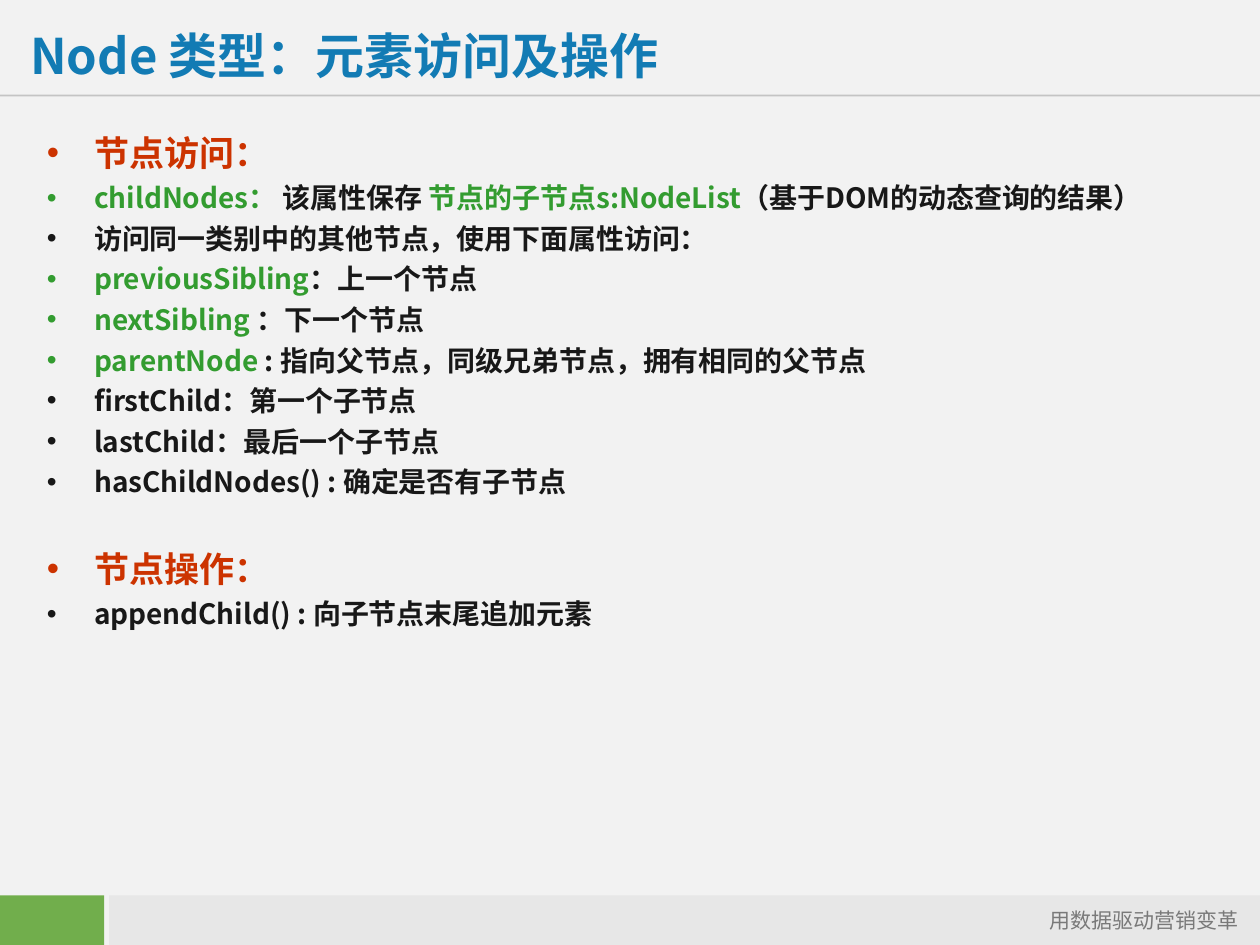
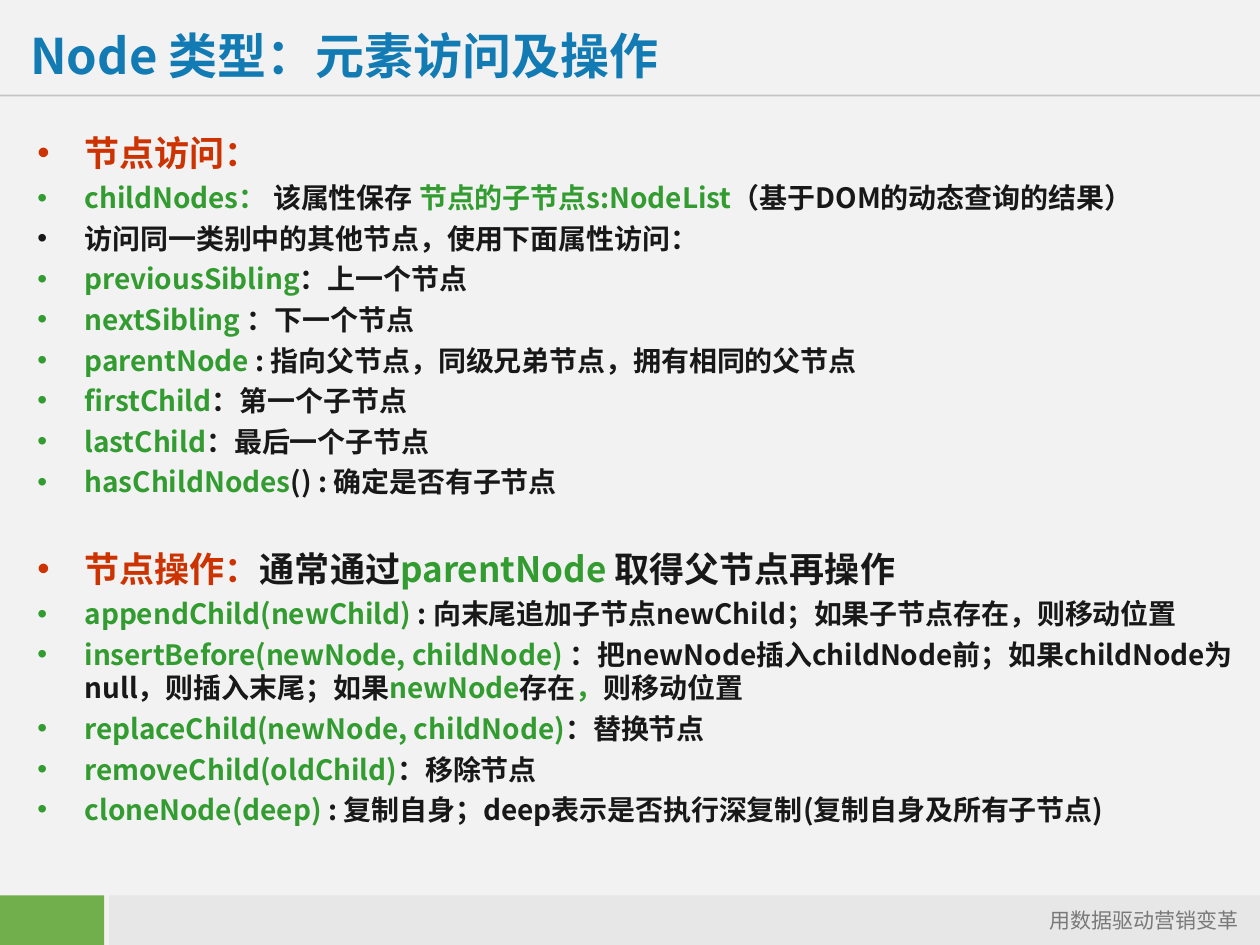
Before and after one commit to starzou/dom-edge, a slide deck: slide 4 of doc/DOM及其应用-DOM-API详解.ppt. Drawn at 1260x945 pixels with LibreOffice and Linux fonts; fonts in the diff are those of the drawing; background and template pictures are left out. Boxes give left, top, right and bottom in pixels: in the first picture for what was removed or moved away, otherwise in the second. Text is boxed around its words. In the diff, an @@ line names an element or a change of style, - is before the commit and + after.

```diff
--- a/doc/DOM及其应用-DOM-API详解.ppt
+++ b/doc/DOM及其应用-DOM-API详解.ppt
@@ text "节点访问：": place and size @@
-text "节点访问：" at [94,136,1142,630]
+text "节点访问：" at [85,136,1233,826]
@@ text at [85,387,557,498]: text colour #181818 to #339C30 in "firstChild：第一个子节点", "lastChild：最后一个子节点", "hasChildNodes()"; bullet colour #181818 to #339C30 @@
@@ text at [85,552,1233,826]: text changed @@
-• 节点操作：
-• appendChild() : 向子节点末尾追加元素
+• 节点操作：通常通过parentNode 取得父节点再操作
+• appendChild(newChild) : 向末尾追加子节点newChild；如果子节点存在，则移动位置
+• insertBefore(newNode, childNode) ：把newNode插入childNode前；如果childNode为null，则插入末尾；如果newNode存在，则移动位置
+• replaceChild(newNode, childNode)：替换节点
+• removeChild(oldChild)：移除节点
+• cloneNode(deep) : 复制自身；deep表示是否执行深复制(复制自身及所有子节点)
```
Also in this commit, not shown: 1 other slide changed, 1 slide added, 1 other file.
